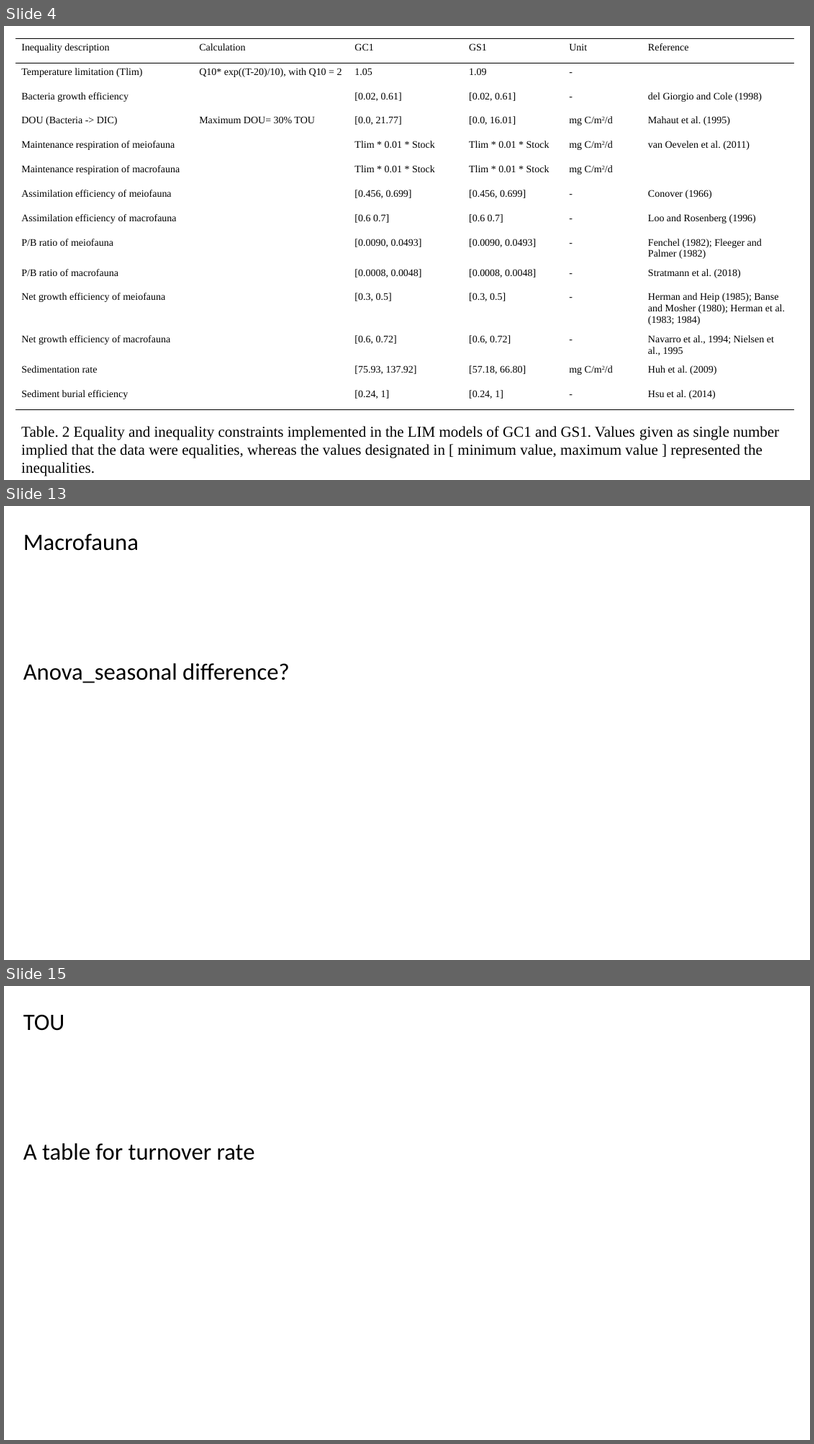
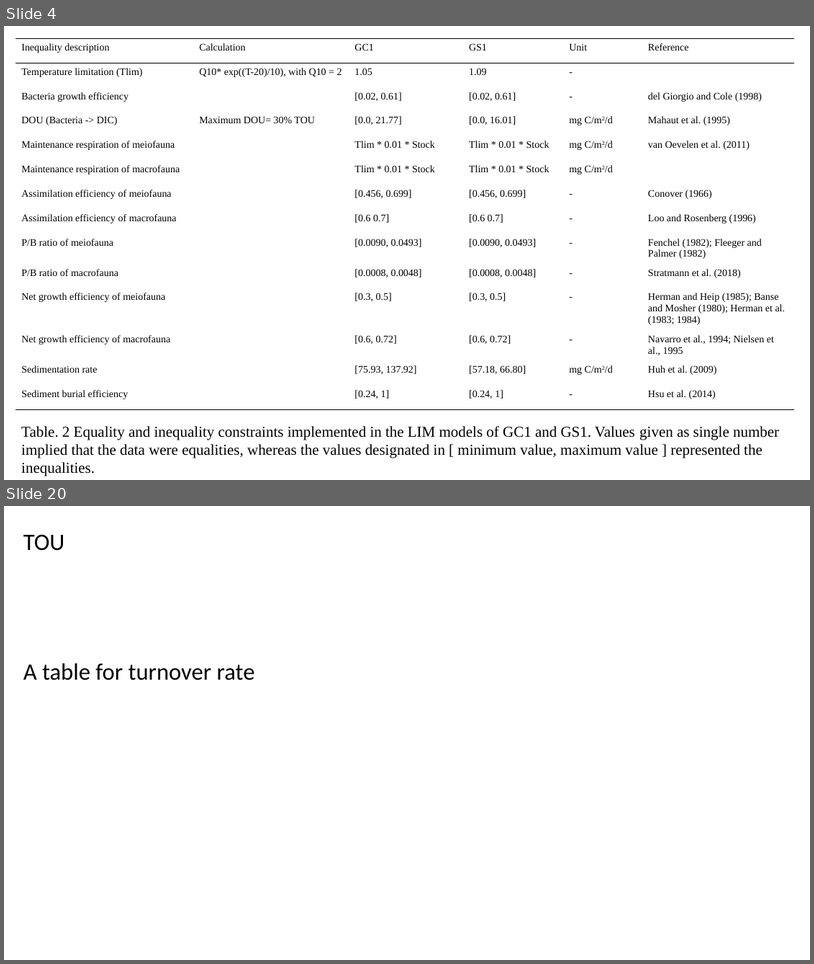
Before and after one commit to chueh1115/GPSC_data, a slide deck: context/thesis_fig.pptx. Shown one above the other, each under a label of ours: slides 4, 13 and 15 before the commit, slides 4 and 20 after it; the slides between them are not shown. The pictures are 814x1444 and 814x964 pixels, drawn with LibreOffice and Linux fonts; fonts in the diff are those of the drawing. Boxes give left, top, right and bottom in pixels: in the first picture for what was removed or moved away, otherwise in the second. Text is boxed around its words. In the diff, an @@ line names an element or a change of style, - is before the commit and + after.

```diff
--- a/context/thesis_fig.pptx
+++ b/context/thesis_fig.pptx
@@ slide 13 removed at (x1=4, y1=506, x2=810, y2=960), background #FFFFFF @@
@@ text removed at (x1=23, y1=533, x2=139, y2=551) @@
-Macrofauna
@@ text removed at (x1=23, y1=663, x2=290, y2=683) @@
-Anova_seasonal difference?
@@ what was slide 15 is now slide 20 @@
```
Also in this commit, not shown: 5 slides changed, 8 slides added, 2 other slides removed, 21 other files.
